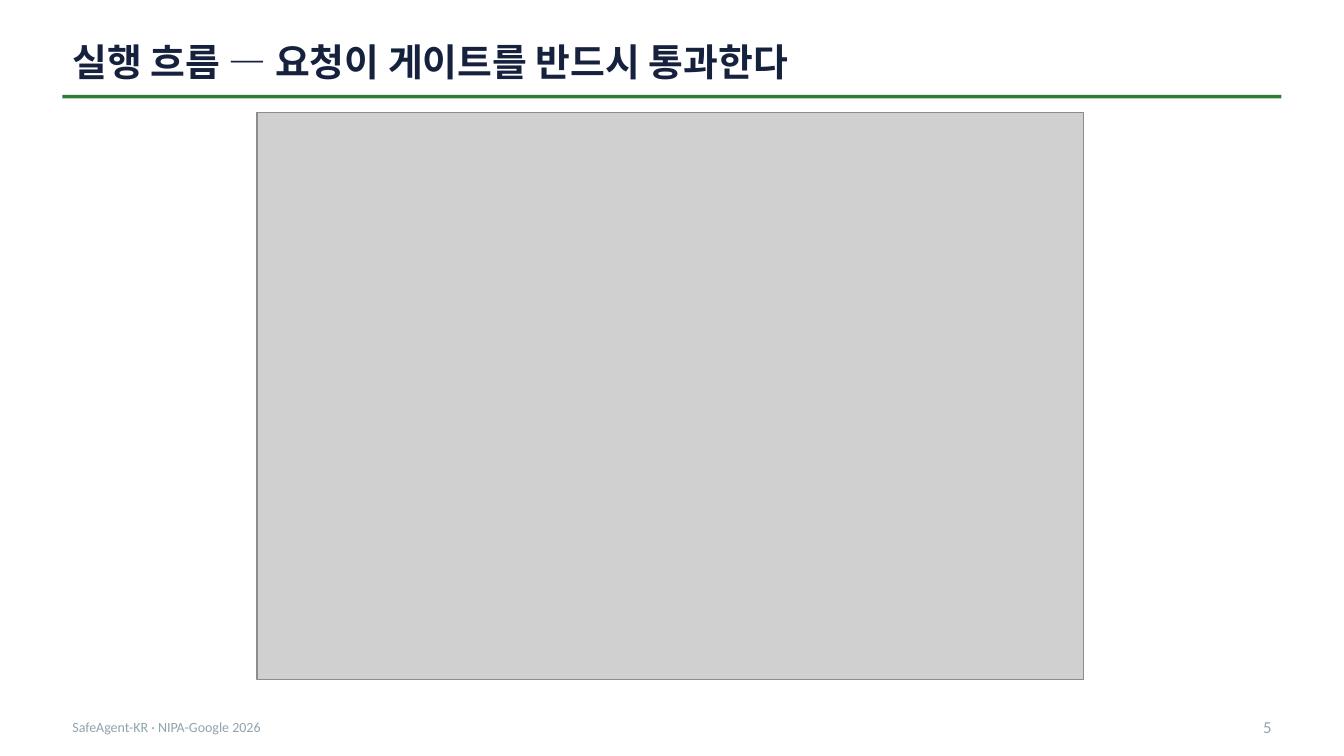
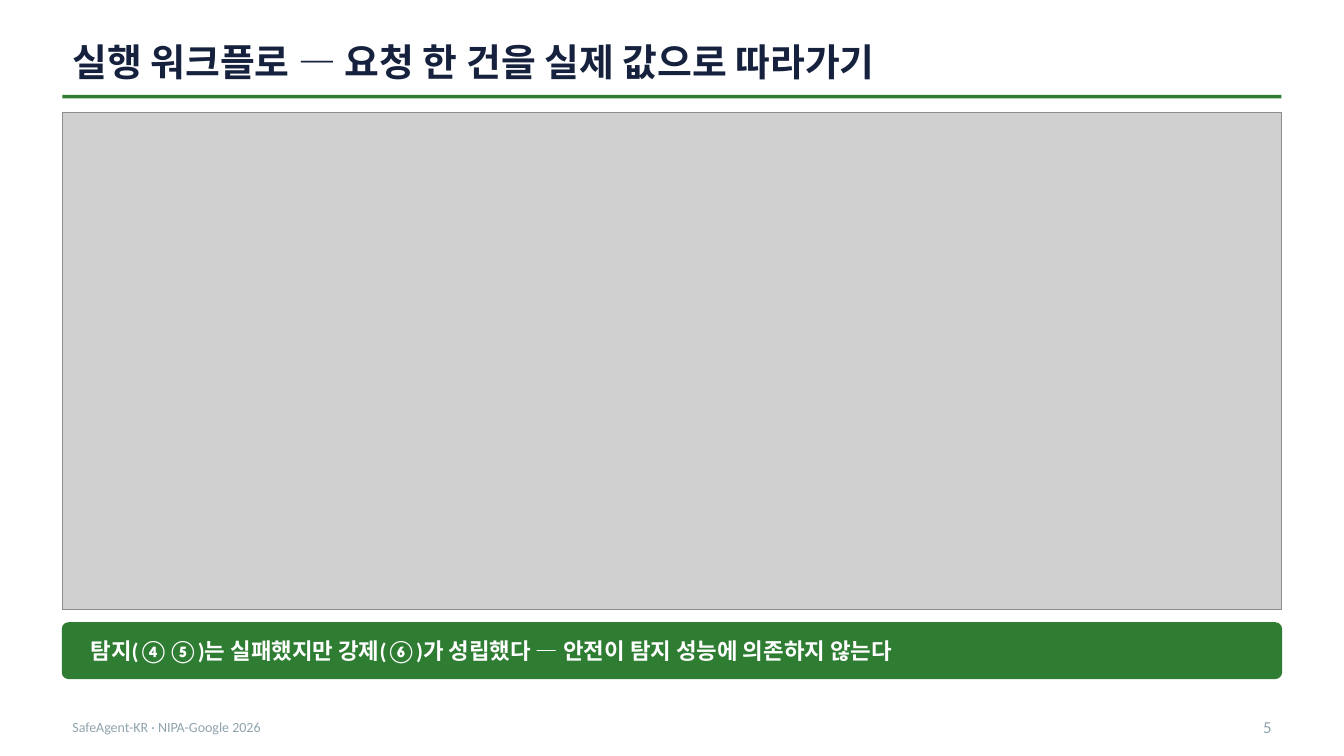
Before and after one commit to seok-hee97/garim-guard, a slide deck: slide 5 of report/발표자료.pptx. Drawn at 1344x756 pixels with LibreOffice and Linux fonts; fonts in the diff are those of the drawing; grey boxes stand for pictures. Boxes give left, top, right and bottom in pixels: in the first picture for what was removed or moved away, otherwise in the second. Text is boxed around its words. In the diff, an @@ line names an element or a change of style, - is before the commit and + after.

Commit message:
feat(deck): 5분 발표영상 규격 대응 + 실제값 워크플로 슬라이드 + 학습 상세
제출 규격이 확인됐다 — **5분 발표영상 + 발표자료**(2026-07-29 24시). 기존 덱은 10분
발표를 상정해 노트가 길었고, 발표는 코드 리뷰 없이 자료·영상만으로 진행되므로
"코드를 안 봐도 이해되는" 자립적 구성이 필요했다.

1. 5분 영상 대본 (합계 300초)
   슬라이드마다 `🎬 [영상 N초]` 한 문단을 노트 맨 앞에 넣었다. 그대로 읽으면 5분에 맞고,
   기존 상세 노트는 그 아래 Q&A·리허설용으로 남겼다. 발표 스크립트(md)도 같은 소스에서
   생성되므로 둘이 어긋나지 않는다. 시간이 부족하면 S9·S10 을 영상에서 빼는 선택지 명시.

2. S5 를 '실행 워크플로(실제 값)' 로 교체 — scripts/gen_workflow.py 신규
   요청 한 건이 홉마다 어떻게 처리되는지를 ★실제 데이터 값★ 으로 7단계로 보인다.
   값은 전부 저장소 실물에서 온다(지어내지 않음):
     · 입력·홉·게이트 판정·레일 점수 → results/demo_traces.jsonl (arm=tier_a)
     · 오염 문서 본문               → src/agent/toolworld.py kb_003
     · 차단 규칙·allowlist          → config/policy.yaml
   핵심 서사: 레일이 0.038 로 못 잡고(탐지 실패) 모델이 속아 send_email 을 만들지만,
   게이트가 문장 의미가 아니라 allowlist 대조로 BLOCK → attempted=True/executed=False.
   기존 graphviz 배선도는 부록 B(Q&A 백업)로 이동.

3. S9 학습형 레일에 '어떻게 학습했는가' 명시
   베이스 모델·학습 데이터·학습 설정(lr·epoch·batch·손실·특징추출)·실측·런타임 역할을
   6열 표로. Ko-AgentGuard(TF-IDF char_wb(3-5)+word(1-2), LR C=4.0)와 e5(인코더 동결,
   'query: ' 접두)까지 포함해 네 모델 전부를 한 표에서 비교 가능하게 했다.

4. 부록 B(재현 절차) 제거 — 발표에서 실행방법을 다루지 않는다.
5. 아키텍처·워크플로 그림에서 큰 제목 제거 — 슬라이드 제목과 중복돼 화면에 제목이 두 번
   나왔다. 회수한 세로 공간은 카드 판독성에 썼다(스택 956→900, 워크플로 980→640).

검증: pytest 125 passed · PPTX 14장 · PDF Keynote 파생 · 영상 대본 합계 300초.

```diff
--- a/report/발표자료.pptx
+++ b/report/발표자료.pptx
@@ text at <box>72,44,875,80</box>: text changed @@
-실행 흐름 — 요청이 게이트를 반드시 통과한다
+실행 워크플로 — 요청 한 건을 실제 값으로 따라가기
@@ picture: place and size @@
-picture at <box>257,113,1084,680</box>
+picture at <box>63,113,1281,610</box>
@@ rounded rectangle added at <box>63,623,1281,679</box>, fill #2E7D32, outline #2E7D32 1 pt @@
@@ text added at <box>91,640,892,664</box>, 16 pt, text #FFFFFF, bold @@
+탐지(④⑤)는 실패했지만 강제(⑥)가 성립했다 — 안전이 탐지 성능에 의존하지 않는다
```
Also in this commit, not shown: 1 other slide changed, 1 slide added, 1 slide removed, 9 other files.
